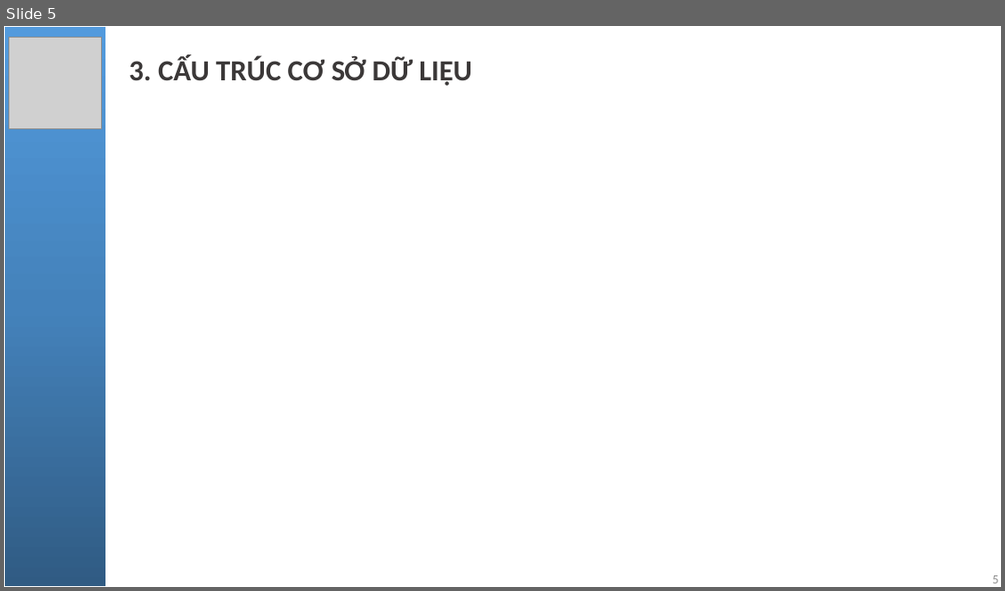
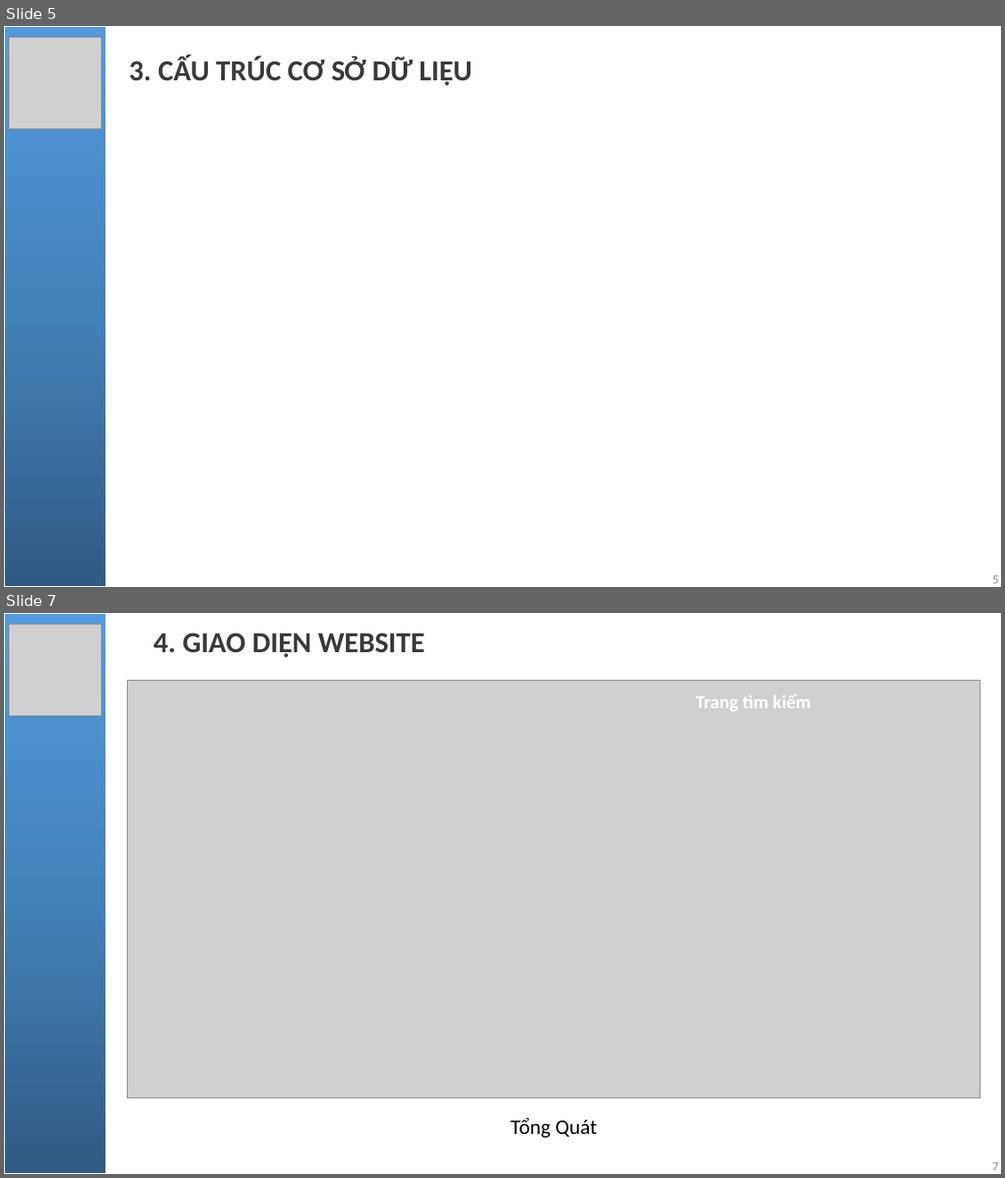
Before and after one commit to NgoQuocBao1010/PHP-Spotify-Clone, a slide deck: pptReport/Báo cáo đồ án.pptx. Shown one above the other, each under a label of ours: slide 5 before the commit, slides 5 and 7 after it; the slides between them are not shown. The pictures are 1005x591 and 1005x1178 pixels, drawn with LibreOffice and Linux fonts; fonts in the diff are those of the drawing; grey boxes stand for pictures. Boxes give left, top, right and bottom in pixels: in the first picture for what was removed or moved away, otherwise in the second. Text is boxed around its words. In the diff, an @@ line names an element or a change of style, - is before the commit and + after.

```diff
--- a/pptReport/Báo cáo đồ án.pptx
+++ b/pptReport/Báo cáo đồ án.pptx
@@ slide 7 added at box(4, 613, 1001, 1174), background #FFFFFF @@
@@ rectangle added at box(4, 613, 106, 1174), fill gradient #305C84 to #4583BB to #529BDE, outline #FFFFFF 1 pt @@
@@ picture added at box(9, 625, 101, 716) @@
@@ subtitle added at box(154, 633, 425, 657), 28 pt, text #3B3838, bold @@
+4. GIAO DIỆN WEBSITE
@@ picture added at box(128, 681, 980, 1097) @@
@@ text added at box(696, 695, 811, 711), 18 pt, text #FFFFFF, bold @@
+Trang tìm kiếm
@@ text added at box(510, 1118, 597, 1137), 20 pt, text #000000 @@
+Tổng Quát
@@ page number added at box(992, 1162, 998, 1170), 12 pt, text #8C8C8C @@
+7
```
Also in this commit, not shown: 4 slides changed, 3 other slides added, 4 other files.
